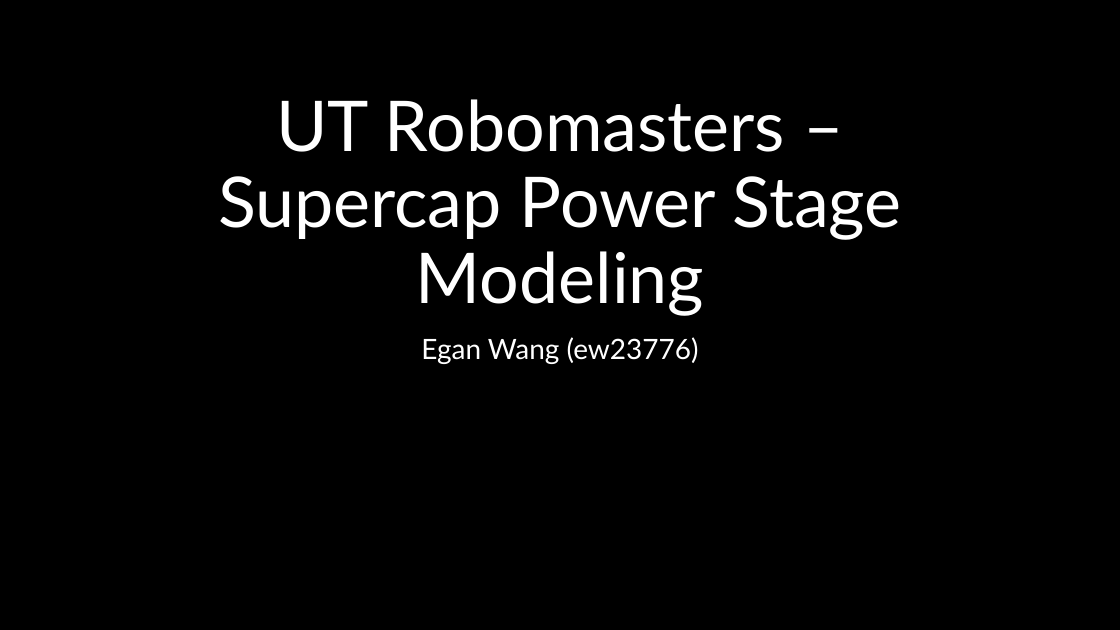
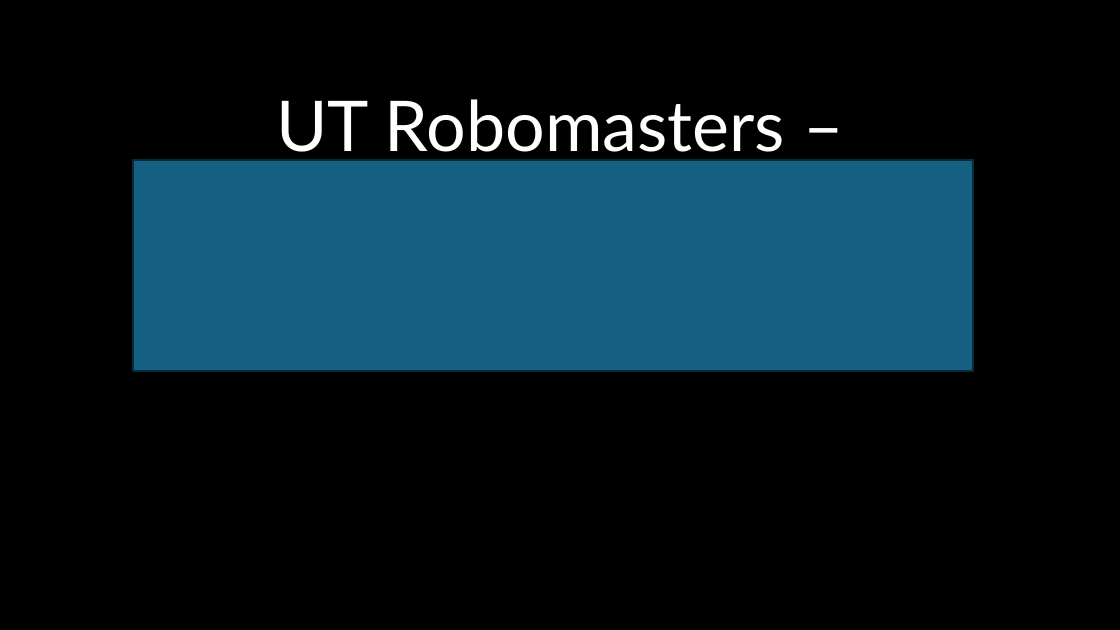
Before and after one commit to ut-ras/rm_electrical-supercap_v2, a slide deck: slide 1 of UT Robomasters – Supercap Power Stage Modeling.pptx. Drawn at 1120x630 pixels with LibreOffice and Linux fonts; fonts in the diff are those of the drawing. Boxes give left, top, right and bottom in pixels: in the first picture for what was removed or moved away, otherwise in the second. Text is boxed around its words. In the diff, an @@ line names an element or a change of style, - is before the commit and + after.

```diff
--- a/UT Robomasters – Supercap Power Stage Modeling.pptx
+++ b/UT Robomasters – Supercap Power Stage Modeling.pptx
@@ rectangle added at box(133, 160, 973, 371), fill #156082, outline #092A39 1.5 pt @@
@@ subtitle removed at box(421, 337, 699, 364) @@
-Egan Wang (ew23776)
```
Also in this commit, not shown: 2 other slides changed, 1 slide added, 2 other files.
